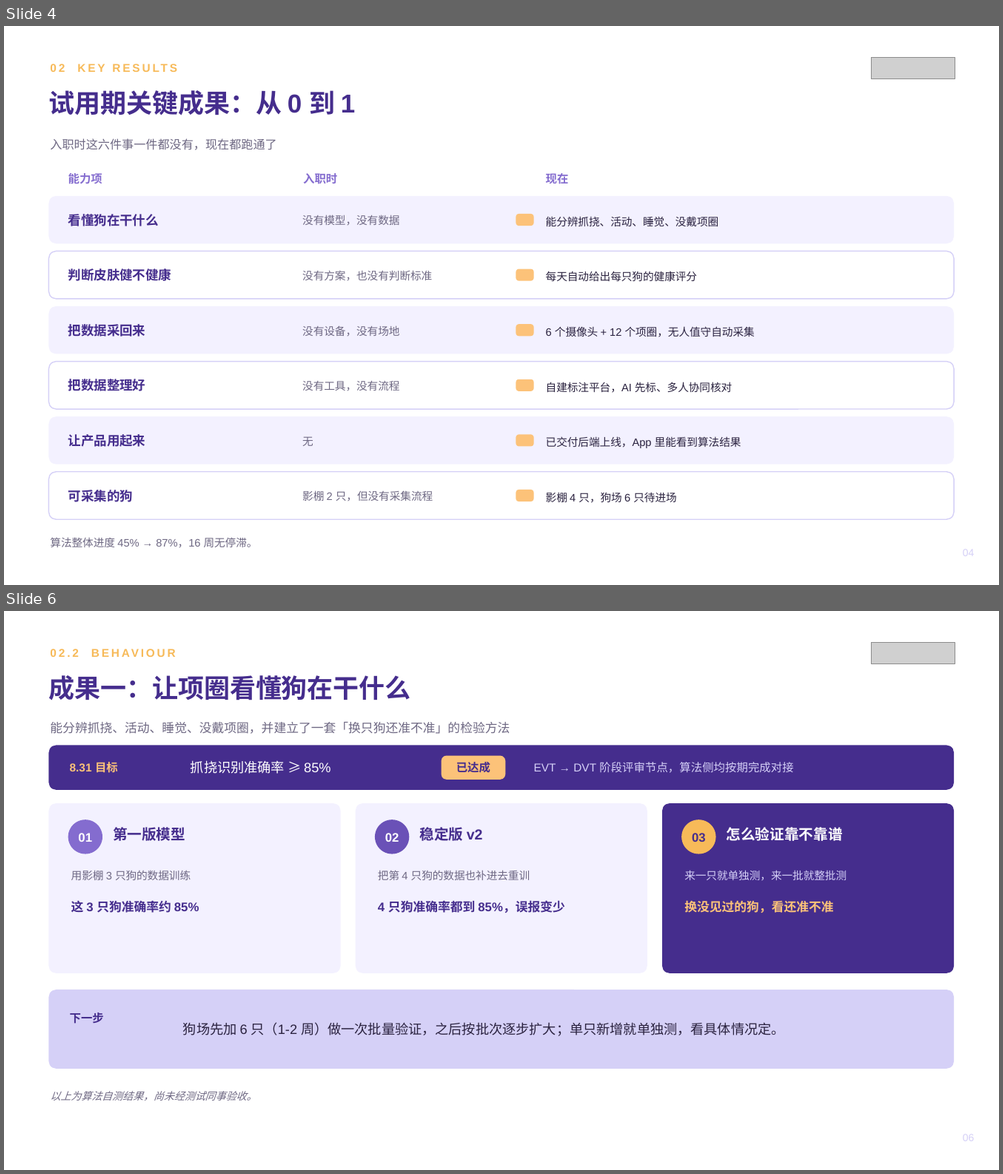
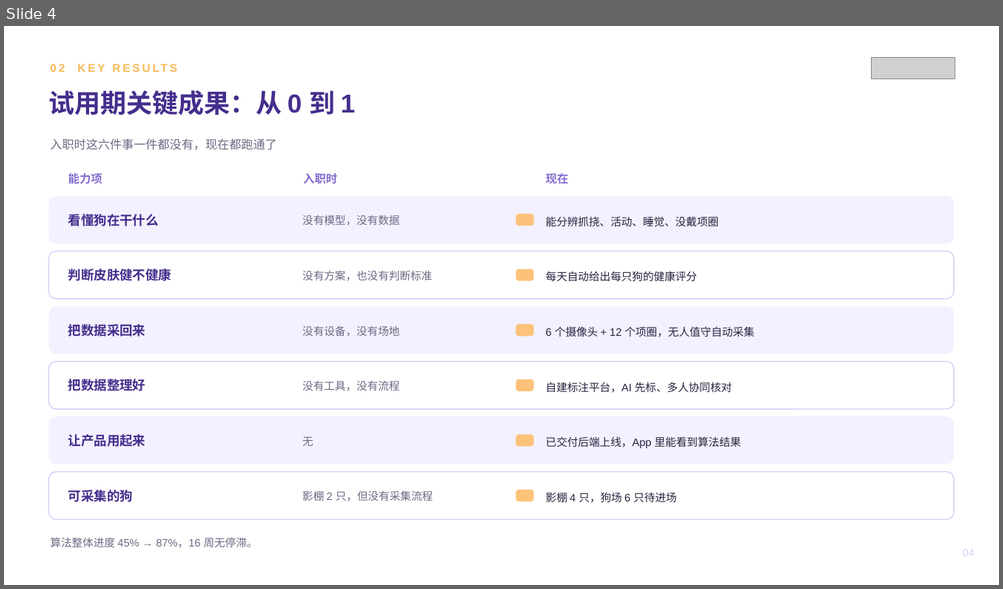
Before and after one commit to zhuyetuo/workplace_soft_skills, a slide deck: 转正述职/转正述职报告-Toky.pptx. Shown one above the other, each under a label of ours: slides 4 and 6 before the commit, slide 4 after it; the slides between them are not shown. The pictures are 1003x1174 and 1003x589 pixels, drawn with LibreOffice and Linux fonts; fonts in the diff are those of the drawing; grey boxes stand for pictures. Boxes give left, top, right and bottom in pixels: in the first picture for what was removed or moved away, otherwise in the second. Text is boxed around its words. In the diff, an @@ line names an element or a change of style, - is before the commit and + after.

```diff
--- a/转正述职/转正述职报告-Toky.pptx
+++ b/转正述职/转正述职报告-Toky.pptx
@@ slide 6 removed at (x1=4, y1=611, x2=999, y2=1170), background #FFFFFF @@
@@ text removed at (x1=50, y1=649, x2=78, y2=657) @@
-02.2 BEHAVIOUR
@@ picture removed at (x1=871, y1=642, x2=955, y2=664) @@
@@ text removed at (x1=48, y1=675, x2=410, y2=701) @@
-成果一：让项圈看懂狗在干什么
@@ text removed at (x1=50, y1=722, x2=509, y2=734) @@
-能分辨抓挠、活动、睡觉、没戴项圈，并建立了一套「换只狗还准不准」的检验方法
@@ rounded rectangle removed at (x1=48, y1=745, x2=954, y2=790) @@
@@ text removed at (x1=70, y1=762, x2=118, y2=773) @@
-8.31 目标
@@ text removed at (x1=190, y1=760, x2=330, y2=774) @@
-抓挠识别准确率 ≥ 85%
@@ rounded rectangle removed at (x1=441, y1=756, x2=506, y2=780) @@
@@ text removed at (x1=456, y1=762, x2=490, y2=773) @@
-已达成
@@ text removed at (x1=534, y1=762, x2=793, y2=773) @@
-EVT → DVT 阶段评审节点，算法侧均按期完成对接
@@ rounded rectangle removed at (x1=48, y1=803, x2=341, y2=974) @@
@@ rounded rectangle removed at (x1=356, y1=803, x2=647, y2=974) @@
@@ rounded rectangle removed at (x1=662, y1=803, x2=954, y2=974) @@
@@ ellipse removed at (x1=68, y1=820, x2=102, y2=854) @@
@@ text removed at (x1=113, y1=827, x2=185, y2=841) @@
-第一版模型
@@ ellipse removed at (x1=375, y1=820, x2=409, y2=854) @@
@@ text removed at (x1=419, y1=827, x2=483, y2=841) @@
-稳定版 v2
@@ ellipse removed at (x1=681, y1=820, x2=716, y2=854) @@
@@ text removed at (x1=726, y1=827, x2=842, y2=841) @@
-怎么验证靠不靠谱
@@ text removed at (x1=78, y1=833, x2=92, y2=842) @@
-01
@@ text removed at (x1=385, y1=833, x2=399, y2=842) @@
-02
@@ text removed at (x1=691, y1=833, x2=706, y2=842) @@
-03
@@ text removed at (x1=71, y1=871, x2=190, y2=880) @@
-用影棚 3 只狗的数据训练
@@ text removed at (x1=378, y1=870, x2=530, y2=880) @@
-把第 4 只狗的数据也补进去重训
@@ text removed at (x1=684, y1=870, x2=846, y2=881) @@
-来一只就单独测，来一批就整批测
@@ text removed at (x1=71, y1=900, x2=199, y2=913) @@
-这 3 只狗准确率约 85%
@@ text removed at (x1=378, y1=901, x2=565, y2=913) @@
-4 只狗准确率都到 85%，误报变少
@@ text removed at (x1=684, y1=900, x2=833, y2=913) @@
-换没见过的狗，看还准不准
@@ rounded rectangle removed at (x1=48, y1=990, x2=954, y2=1069) @@
@@ text removed at (x1=70, y1=1013, x2=104, y2=1024) @@
-下一步
@@ text removed at (x1=183, y1=1022, x2=785, y2=1037) @@
-狗场先加 6 只（1-2 周）做一次批量验证，之后按批次逐步扩大；单只新增就单独测，看具体情况定。
@@ text removed at (x1=50, y1=1091, x2=256, y2=1101) @@
-以上为算法自测结果，尚未经测试同事验收。
@@ text removed at (x1=962, y1=1135, x2=974, y2=1142) @@
-06
```
Also in this commit, not shown: 9 slides changed, 3 other slides removed, 2 other files.
